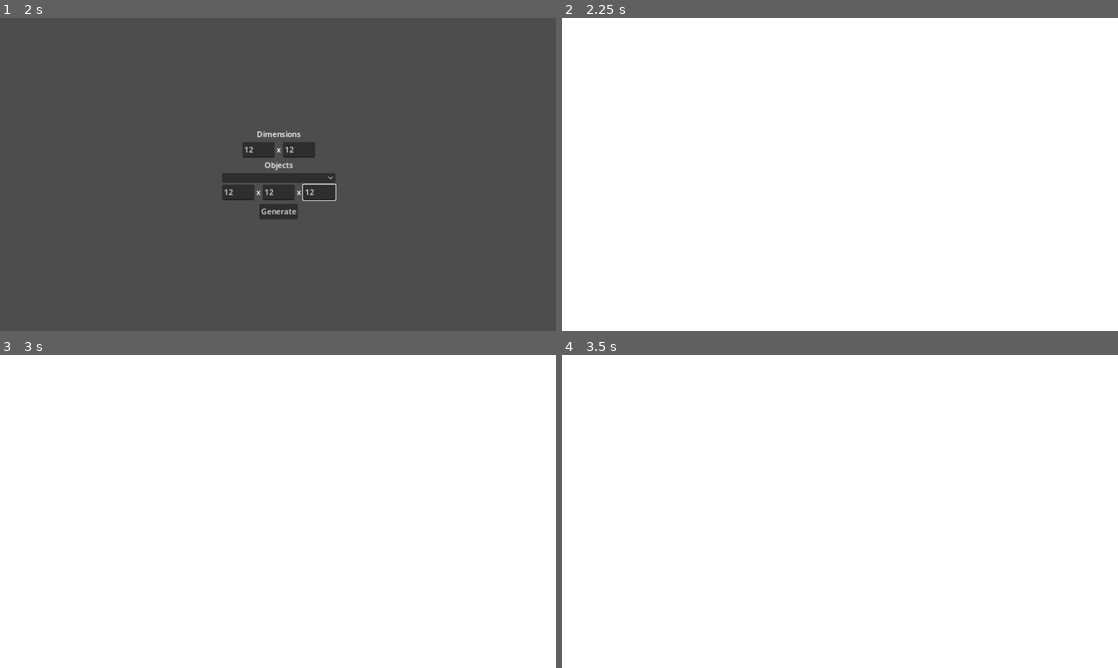
Above: before the commit, frames 1-4 (two rows, left to right).
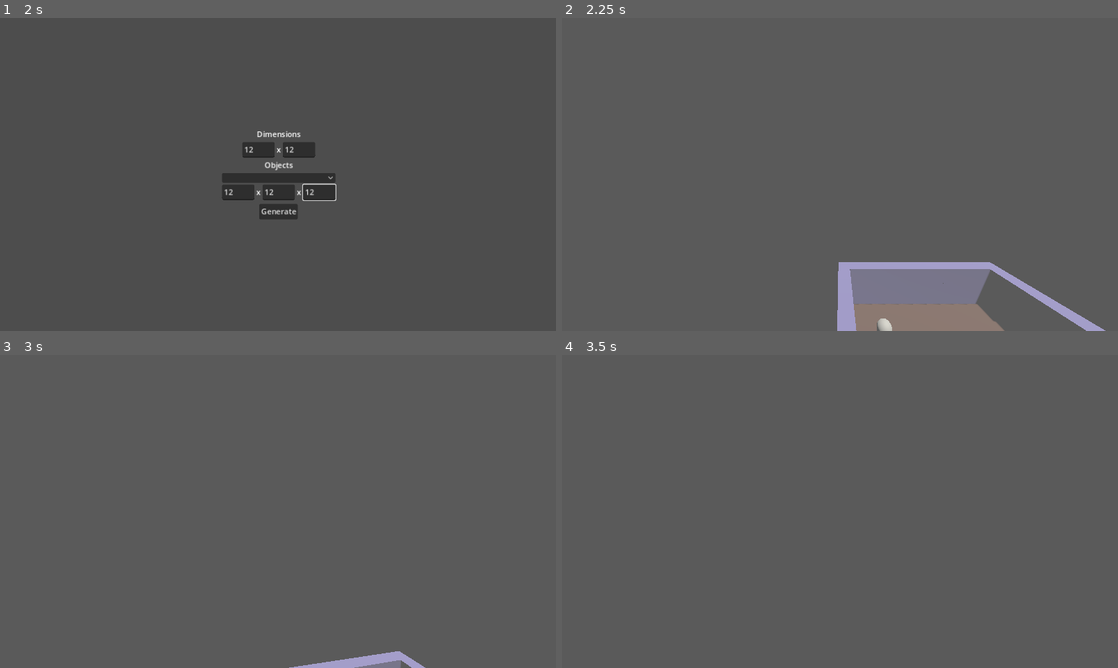
Above: after the commit, the same moments.

Repository: swagvillain/cpsc300proj
Game: Godot game, scene res://ui.tscn
Same seed, same stepped clock (60 frames per second), same inputs: the game is played once before the commit and once after it.
Inputs (mouse positions are in pixels of both pictures, inside the frame that each line leads up to):
- Up to frame 1 (2 s): click (255, 149) at 0.52 s; type "12" at 0.6 s; click (300, 149) at 0.75 s; type "12" at 0.83 s; click (239, 193) at 0.98 s; type "12" at 1.07 s; click (278, 193) at 1.27 s; type "12" at 1.35 s; click (316, 193) at 1.5 s; type "12" at 1.58 s
- Up to frame 2 (2.25 s): click "Generate" at 2 s
- Up to frame 3 (3 s): tap Enter at 2.75 s; move the mouse to (305, 511) at 2.77 s; hold W (move_forward) from 2.78 s (still down)
- Up to frame 4 (3.5 s): keep holding W (move_forward)

Frame 1 is identical in both runs. In frame 2, 100% of the frame differs, in the area x 0-100%, y 0-100%; in frame 3, 100%; in frame 4, 100%.

Commit message:
initial pause menu

Diff:
--- /dev/null
+++ b/src/godot/cpsc300_projectv1/pause.gd
@@ -0,0 +1,11 @@
+extends Control
+
+
+# Called when the node enters the scene tree for the first time.
+func _ready() -> void:
+	pass # Replace with function body.
+
+
+# Called every frame. 'delta' is the elapsed time since the previous frame.
+func _process(delta: float) -> void:
+	pass
--- a/src/godot/cpsc300_projectv1/user_room.tscn
+++ b/src/godot/cpsc300_projectv1/user_room.tscn
@@ -1,8 +1,9 @@
-[gd_scene load_steps=7 format=3 uid="uid://fusk267e0y4n"]
+[gd_scene load_steps=8 format=3 uid="uid://fusk267e0y4n"]
 
 [ext_resource type="Script" path="res://user_room.gd" id="1_esxlf"]
 [ext_resource type="MeshLibrary" uid="uid://c4unfp5qvodli" path="res://MeshLibraryV1.tres" id="1_wieen"]
 [ext_resource type="Script" path="res://camera_3d.gd" id="2_e7r06"]
+[ext_resource type="Script" path="res://pause.gd" id="4_hjujg"]
 
 [sub_resource type="CapsuleMesh" id="CapsuleMesh_qpwhn"]
 
@@ -47,18 +48,23 @@
 [node name="WorldEnvironment" type="WorldEnvironment" parent="."]
 environment = SubResource("Environment_lnbrs")
 
-[node name="Control" type="Control" parent="."]
+[node name="CanvasLayer" type="CanvasLayer" parent="."]
+layer = 100
+
+[node name="Pause" type="Control" parent="CanvasLayer"]
 layout_mode = 3
 anchors_preset = 15
 anchor_right = 1.0
 anchor_bottom = 1.0
 grow_horizontal = 2
 grow_vertical = 2
+script = ExtResource("4_hjujg")
 
-[node name="ColorRect" type="ColorRect" parent="Control"]
+[node name="ColorRect" type="ColorRect" parent="CanvasLayer/Pause"]
 layout_mode = 1
 anchors_preset = 15
 anchor_right = 1.0
 anchor_bottom = 1.0
 grow_horizontal = 2
 grow_vertical = 2
+color = Color(1, 1, 1, 0.352941)
